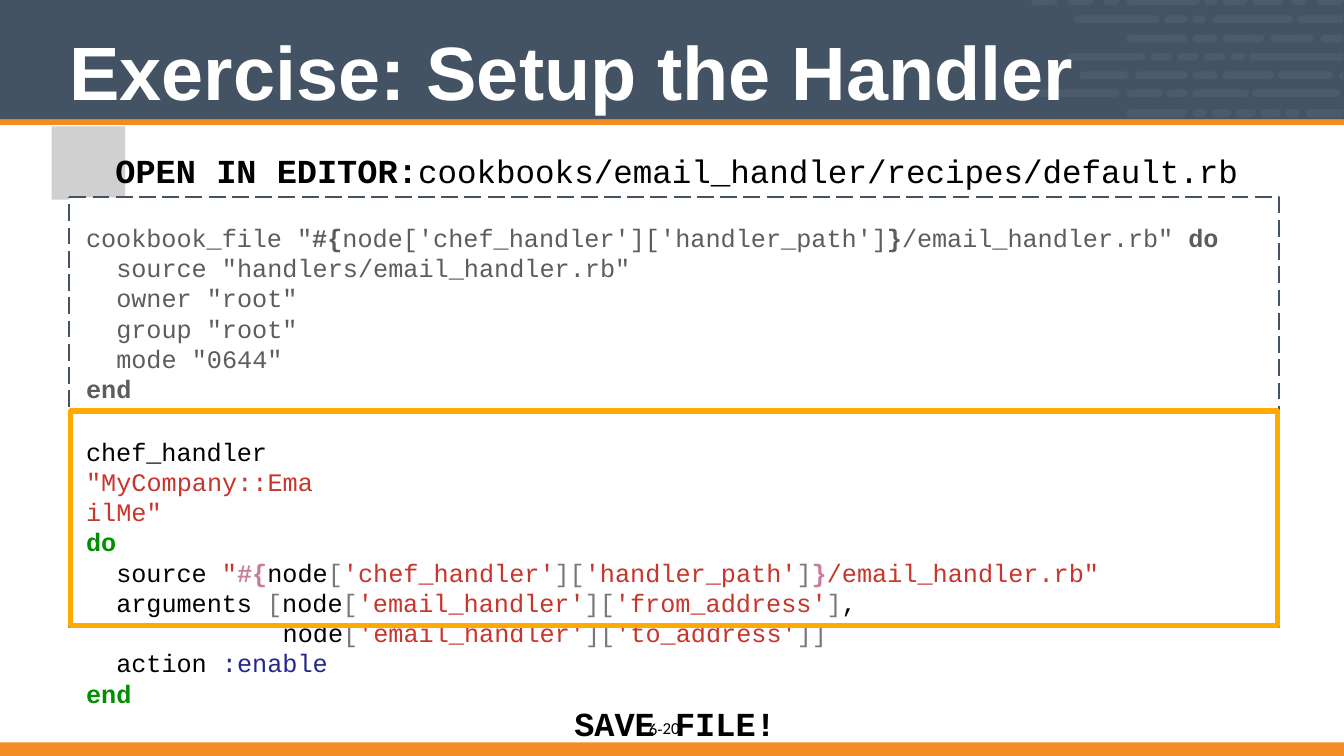
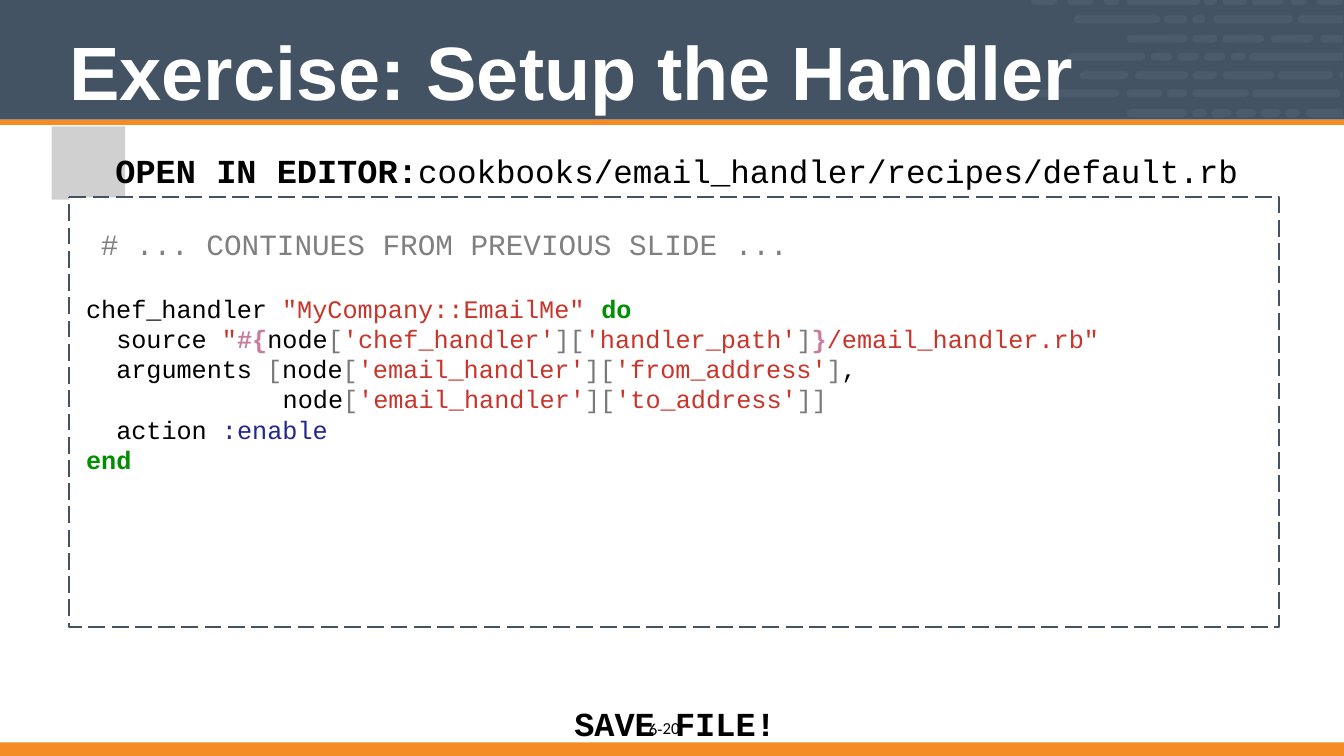
Before and after one commit to vinyar/chef-intermediate, a slide deck: slide 20 of 06-implementing_chef_handlers.pptx. Drawn at 1344x756 pixels with LibreOffice and Linux fonts; fonts in the diff are those of the drawing; grey boxes stand for pictures. Boxes give left, top, right and bottom in pixels: in the first picture for what was removed or moved away, otherwise in the second. Text is boxed around its words. In the diff, an @@ line names an element or a change of style, - is before the commit and + after.

```diff
--- a/06-implementing_chef_handlers.pptx
+++ b/06-implementing_chef_handlers.pptx
@@ text at (206,235,717,255): text changed; size 24 to 28 pt; text colour #5D5D5D to #808080 @@
-cookbook_file "#{node['chef_handler']['handler_path']}/email_handler.rb" do
-source "handlers/email_handler.rb" owner "root"
-group "root" mode "0644"
-end
+# ... CONTINUES FROM PREVIOUS SLIDE ...
@@ freeform shape removed at (71,411,1277,625) @@
```
Also in this commit, not shown: 9 other slides changed.
